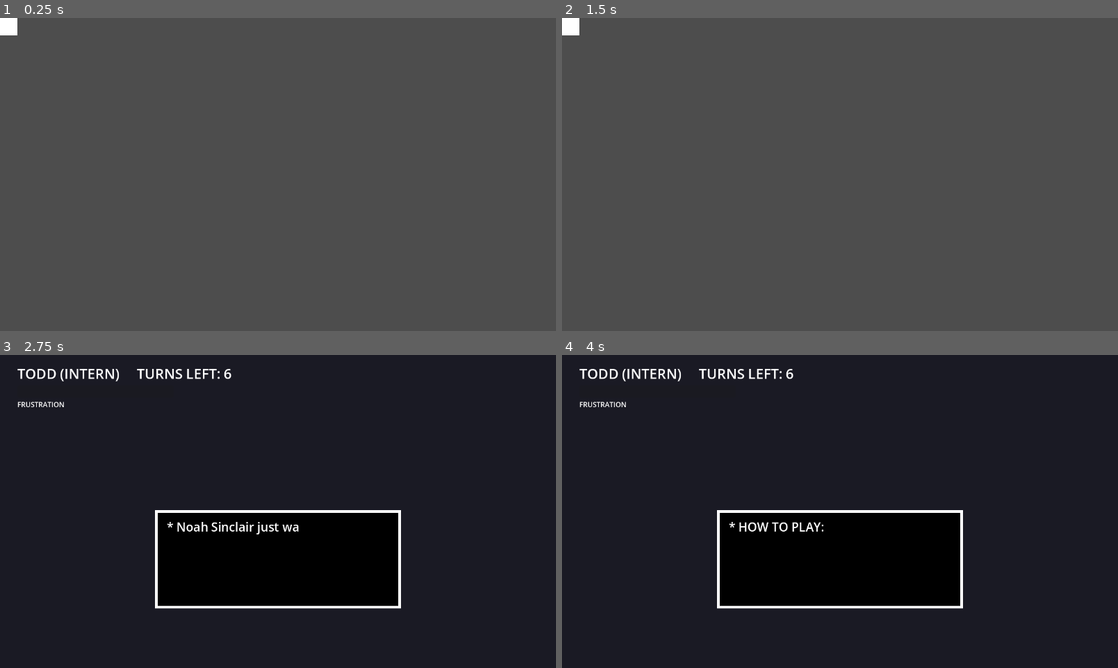
Above: before the commit, frames 1-4 (two rows, left to right).
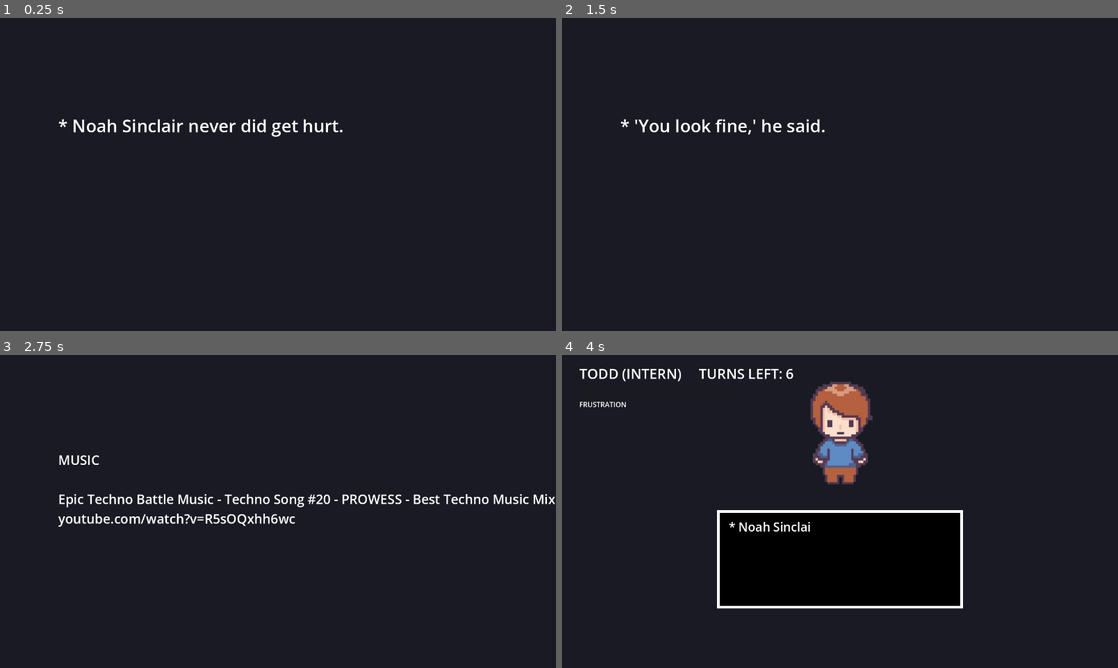
Above: after the commit, the same moments.

Repository: NosyMonty/sorry--i-m-rubber
Game: Godot game, scene res://scenes/ending.tscn
The game is run twice, just before and just after one commit, with the same random seed, the same clock (stepped at 60 frames per second) and the same inputs. This scene is started directly instead of the project's main scene.
Inputs:
- Up to frame 1 (0.25 s): no input
- Up to frame 2 (1.5 s): tap Enter (ui_accept) at 0.5, 1.35 s; hold Right (ui_right) 0.53-1.28 s; hold Enter (ui_accept) 0.53-1.28 s; hold Down (ui_down) from 1.28 s (still down)
- Up to frame 3 (2.75 s): tap Enter (ui_accept) at 1.52, 1.82 s; release Down (ui_down) at 2.03 s; hold Right (ui_right) from 2.03 s (still down); hold Enter (ui_accept) from 2.03 s (still down)
- Up to frame 4 (4 s): release Right (ui_right) at 2.78 s; release Enter (ui_accept) at 2.78 s; hold Up (ui_up) 2.78-3.53 s; tap Enter (ui_accept) at 2.85, 3.02, 3.32 s; hold Left (ui_left) from 3.53 s (still down); hold Enter (ui_accept) from 3.53 s (still down)

The runs differ from the first frame. In frame 1, 100% of the frame differs, in the area x 0-100%, y 0-100%; in frame 2, 100%; in frame 3, 16%; in frame 4, 3.0%.
Error before the commit: Invalid assignment of property or key 'text' with value of type 'String' on a base object of type 'null instance'. (res://scripts/Ending.gd:19)

Commit message:
final game brefore any playtest works and no bugs that i can find

Diff:
--- a/project.godot
+++ b/project.godot
@@ -11,7 +11,7 @@
 [application]
 
 config/name="Sorry, I’m Rubber"
-run/main_scene="uid://4h6nlhqcbwks"
+run/main_scene="uid://d1rldeqlsnxt"
 config/features=PackedStringArray("4.7", "GL Compatibility")
 config/icon="res://icon.svg"
 
--- a/scenes/battle.tscn
+++ b/scenes/battle.tscn
@@ -2,9 +2,28 @@
 
 [ext_resource type="Script" uid="uid://v2mqdni0opyd" path="res://scripts/Battle.gd" id="1_dn72j"]
 [ext_resource type="PackedScene" uid="uid://dll2nnd65ibem" path="res://scenes/soul.tscn" id="2_th188"]
+[ext_resource type="Texture2D" uid="uid://cfra3p3i42cg" path="res://assets/todd.png" id="2_vceff"]
+[ext_resource type="AudioStream" uid="uid://de6x4wn8p0o27" path="res://assets/music.mp3" id="3_4k1nj"]
+[ext_resource type="Texture2D" uid="uid://dh867gu8gusdq" path="res://assets/steve.png" id="3_ekamt"]
+[ext_resource type="Texture2D" uid="uid://bgg3hyvm5jsc0" path="res://assets/Merlot.png" id="4_djc8l"]
+[ext_resource type="AudioStream" uid="uid://cklcipi8nym06" path="res://assets/Boss Battle music.mp3" id="4_f4pi3"]
+[ext_resource type="Texture2D" uid="uid://lp2u88x4t77f" path="res://assets/needle.png" id="5_h4dll"]
+[ext_resource type="AudioStream" uid="uid://bc8l2ow371hss" path="res://assets/400 Sounds Pack/UI/pop_4.wav" id="5_yahae"]
+[ext_resource type="Texture2D" uid="uid://bjcy28llxfbmh" path="res://assets/pin.png" id="6_p0caf"]
+[ext_resource type="AudioStream" uid="uid://fejrv7qdw5gh" path="res://assets/400 Sounds Pack/UI/sci_fi_select.wav" id="6_v7i3o"]
+[ext_resource type="Texture2D" uid="uid://ci28pl7yndnuk" path="res://assets/roller.png" id="7_61i1y"]
+[ext_resource type="AudioStream" uid="uid://02es2wbp26ev" path="res://assets/400 Sounds Pack/Musical Effects/synth_bass_level_complete.wav" id="7_66ngm"]
+[ext_resource type="Texture2D" uid="uid://j7qvpn7dv4gc" path="res://assets/anvil.png" id="8_saiin"]
+[ext_resource type="Texture2D" uid="uid://c4cw43g0ei3lf" path="res://assets/piano.png" id="9_dd63g"]
 
 [node name="Battle" type="Node2D" unique_id=1139459454]
 script = ExtResource("1_dn72j")
+enemy_textures = Array[Texture2D]([ExtResource("2_vceff"), ExtResource("3_ekamt"), ExtResource("4_djc8l"), ExtResource("5_h4dll")])
+tex_pin = ExtResource("6_p0caf")
+tex_roller = ExtResource("7_61i1y")
+tex_anvil = ExtResource("8_saiin")
+tex_piano = ExtResource("9_dd63g")
+tex_needle = ExtResource("5_h4dll")
 
 [node name="Background" type="ColorRect" parent="." unique_id=466219376]
 offset_right = 1280.0
@@ -66,11 +85,16 @@
 offset_bottom = 132.0
 
 [node name="Music" type="AudioStreamPlayer" parent="." unique_id=1810161685]
+stream = ExtResource("3_4k1nj")
 
 [node name="BossMusic" type="AudioStreamPlayer" parent="." unique_id=434486418]
+stream = ExtResource("4_f4pi3")
 
 [node name="SfxBoing" type="AudioStreamPlayer" parent="." unique_id=1040018374]
+stream = ExtResource("5_yahae")
 
 [node name="SfxSelect" type="AudioStreamPlayer" parent="." unique_id=718469548]
+stream = ExtResource("6_v7i3o")
 
 [node name="SfxWin" type="AudioStreamPlayer" parent="." unique_id=1150824426]
+stream = ExtResource("7_66ngm")
--- a/scenes/ending.tscn
+++ b/scenes/ending.tscn
@@ -1,16 +1,28 @@
 [gd_scene format=3 uid="uid://d3fmkyuh2mpcr"]
 
 [ext_resource type="Script" uid="uid://c1o8028ru7dpb" path="res://scripts/Ending.gd" id="1_mqjok"]
+[ext_resource type="AudioStream" uid="uid://de6x4wn8p0o27" path="res://assets/music.mp3" id="2_fyrdv"]
 
 [node name="Ending" type="Node2D" unique_id=455221799]
 script = ExtResource("1_mqjok")
 
 [node name="Background" type="ColorRect" parent="." unique_id=1166304523]
-offset_right = 40.0
-offset_bottom = 40.0
+offset_right = 1280.0
+offset_bottom = 720.0
+color = Color(0.101960786, 0.101960786, 0.14117648, 1)
 
 [node name="TextLable" type="Label" parent="." unique_id=313327161]
-offset_right = 40.0
-offset_bottom = 23.0
+offset_left = 134.0
+offset_top = 220.0
+offset_right = 1134.0
+offset_bottom = 259.0
+theme_override_font_sizes/font_size = 28
+
+[node name="HintLabel" type="Label" parent="." unique_id=1554874073]
+offset_top = 620.0
+offset_right = 1280.0
+offset_bottom = 660.0
 
 [node name="Music" type="AudioStreamPlayer" parent="." unique_id=2112851793]
+stream = ExtResource("2_fyrdv")
+autoplay = true
--- a/scenes/title.tscn
+++ b/scenes/title.tscn
@@ -1,6 +1,8 @@
 [gd_scene format=3 uid="uid://d1rldeqlsnxt"]
 
 [ext_resource type="Script" uid="uid://bk00b5o7cy8yo" path="res://scripts/Title.gd" id="1_4ignj"]
+[ext_resource type="FontFile" uid="uid://m4nbosm3arqo" path="res://assets/hachicro-undertale-font/HachicroUndertaleBattleFontRegular-PKzBg.otf" id="2_wosw1"]
+[ext_resource type="AudioStream" uid="uid://de6x4wn8p0o27" path="res://assets/music.mp3" id="3_p6dhs"]
 
 [node name="Title" type="Node2D" unique_id=1958260205]
 script = ExtResource("1_4ignj")
@@ -14,6 +16,10 @@
 offset_top = 220.0
 offset_right = 1280.0
 offset_bottom = 360.0
+theme_override_fonts/font = ExtResource("2_wosw1")
+theme_override_font_sizes/font_size = 47
+text = "Sorry, I'm Rubber"
+horizontal_alignment = 1
 
 [node name="SubtitleLabel" type="Label" parent="." unique_id=1153118252]
 offset_top = 370.0
@@ -36,3 +42,5 @@
 offset_bottom = 660.0
 
 [node name="Music" type="AudioStreamPlayer" parent="." unique_id=190514548]
+stream = ExtResource("3_p6dhs")
+autoplay = true
--- a/scripts/Ending.gd
+++ b/scripts/Ending.gd
@@ -1,8 +1,12 @@
 extends Node2D
-## Root of Ending.tscn. Needs a Label child named TextLabel.
-## Scene paths live in GameData.gd.
+## Root of the Ending scene. Shows the epilogue, then the credits, then returns
+## to the title. Scene paths live in GameData.gd.
+## It looks for a Label named TextLabel anywhere in the scene; if there isn't one,
+## it uses the first Label it finds.
+##
+## To add or change a credit, edit the CREDITS list below. One entry = one page.
 
-const LINES := [
+const STORY := [
 	"* Noah Sinclair never did get hurt.",
 	"* He did get a coffee, a bus route, a wizard's sob story, and a friend.",
 	"* His boss denied the sick day anyway.",
@@ -10,21 +14,51 @@
 	"THE END\n\nThanks for playing!",
 ]
 
+const CREDITS := [
+	"CREDITS\n\nCharacter animations\nTiM - Free Character Animations\nby DANI MACCARI\ndani-maccari.itch.io/player-animations-tim",
+	"MUSIC\n\nEpic Techno Battle Music - Techno Song #20 - PROWESS - Best Techno Music Mix\nyoutube.com/watch?v=R5sOQxhh6wc",
+	"MUSIC\n\nUltimate Boss Battle Music - Intense Final Clash (15 Minutes)\nyoutube.com/watch?v=DoWYvYold-w",
+	"Made with Godot",
+]
+
+const STORY_FONT_SIZE := 40
+const CREDITS_FONT_SIZE := 30   # smaller so long titles fit on screen
+
+var pages: Array = []
 var i := 0
 
-@onready var label: Label = $TextLabel
+@onready var label: Label = _find_label()
+
+
+func _find_label() -> Label:
+	var named := find_child("TextLabel", true, false) as Label
+	if named:
+		return named
+	for node in find_children("*", "Label", true, false):
+		return node as Label
+	return null
 
 
 func _ready() -> void:
-	label.text = LINES[0]
+	if label == null:
+		push_error("Ending: no Label node found. Add a Label to the Ending scene.")
+		return
+	pages = STORY + CREDITS
+	_show_page(0)
+
+
+func _show_page(n: int) -> void:
+	var size := STORY_FONT_SIZE if n < STORY.size() else CREDITS_FONT_SIZE
+	label.add_theme_font_size_override("font_size", size)
+	label.text = pages[n]
 
 
 func _unhandled_input(event: InputEvent) -> void:
 	if event.is_action_pressed("ui_cancel"):
-		get_tree().change_scene_to_file(GameData.TITLE_PATH)
+		get_tree().change_scene_to_file(GameData.TITLE_PATH)   # skip straight to the title
 	elif event.is_action_pressed("ui_accept"):
 		i += 1
-		if i >= LINES.size():
+		if i >= pages.size():
 			get_tree().change_scene_to_file(GameData.TITLE_PATH)
-		else:
-			label.text = LINES[i]
+		elif label:
+			_show_page(i)
Not shown, added: assets/400 Sounds Pack/UI/music.mp3.import
Not shown, added: assets/Boss Battle music.mp3.import
Binary file added: assets/Merlot.png
Not shown, added: assets/Merlot.png.import
Binary file added: assets/anvil.png
Not shown, added: assets/anvil.png.import
Binary file added: assets/hachicro-undertale-font/HachicroUndertaleBattleFontRegular-L3zlg.ttf
Not shown, added: assets/hachicro-undertale-font/HachicroUndertaleBattleFontRegular-L3zlg.ttf.import
Binary file added: assets/hachicro-undertale-font/HachicroUndertaleBattleFontRegular-PKzBg.otf
Not shown, added: assets/hachicro-undertale-font/HachicroUndertaleBattleFontRegular-PKzBg.otf.import
Not shown, added: assets/hachicro-undertale-font/info.txt
Not shown, added: assets/hachicro-undertale-font/misc/license-d2e6.txt
(and 20 more such lines)
